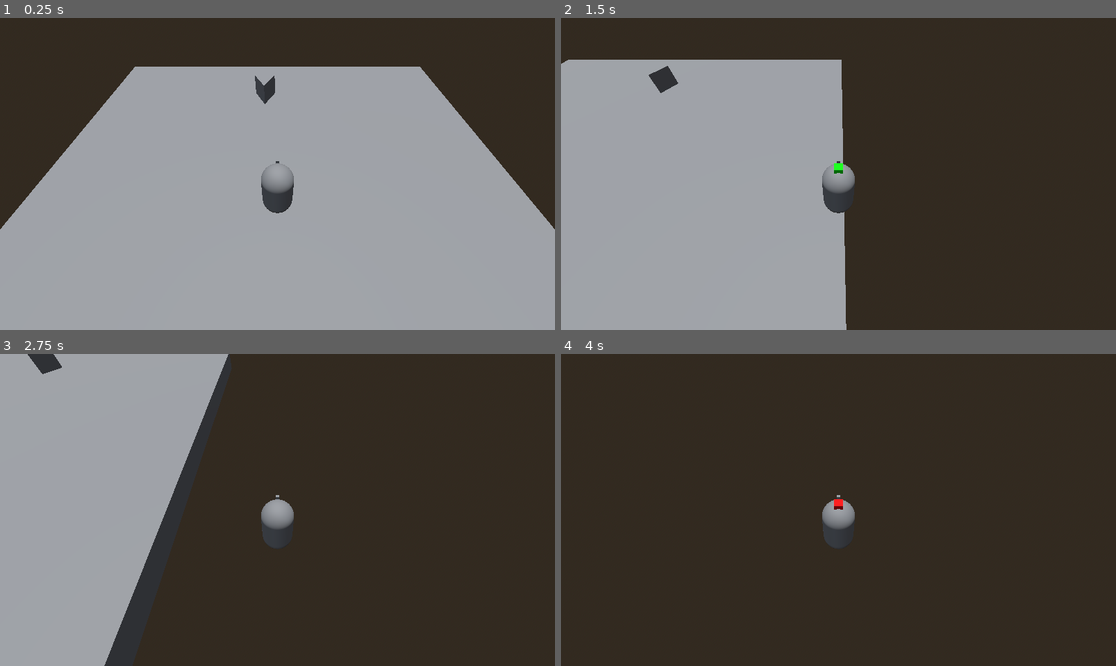
Above: before the commit, frames 1-4 (two rows, left to right).
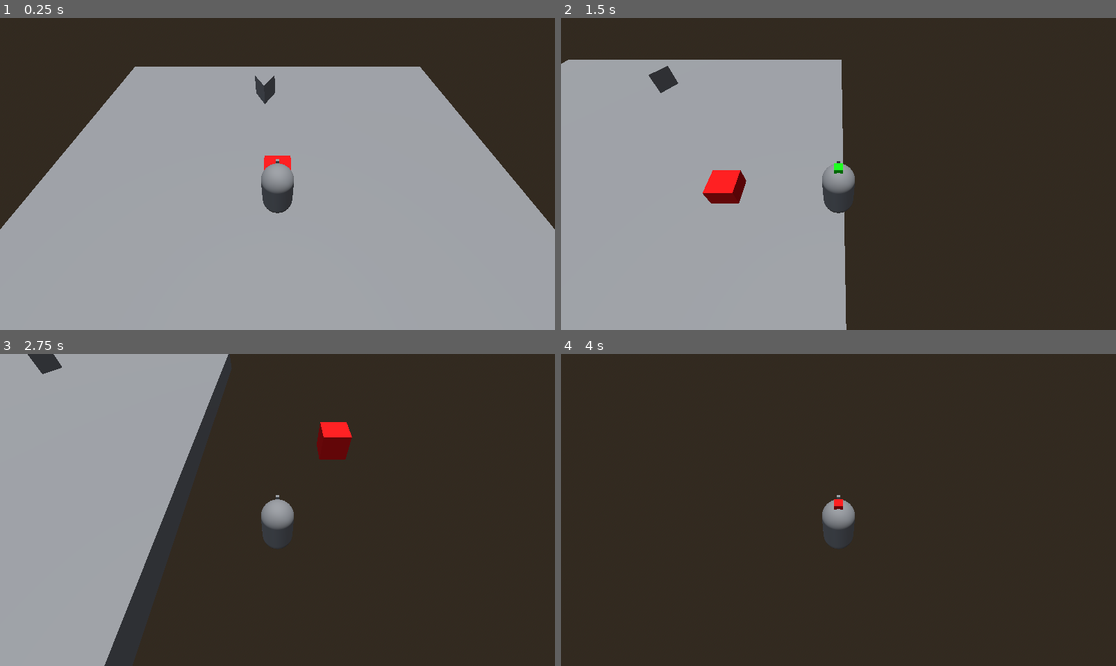
Above: after the commit, the same moments.

Repository: Puppyguarb/MetroidVaniaProjekt
Game: Godot game, scene res://Mane.tscn
Two runs of this game, one before a commit and one after it. Both use one fixed random seed, a clock stepped at 60 frames per second and the inputs below.
Inputs (mouse positions are in pixels of both pictures, inside the frame that each line leads up to):
- Up to frame 1 (0.25 s): no input
- Up to frame 2 (1.5 s): tap Enter (ui_accept) at 0.5, 0.77 s; move the mouse to (960, 158) at 0.52 s; hold D (ui_right) 0.53-1.28 s; hold Shift (Dodge) 0.53-1.28 s; move the mouse to (727, 189) at 1.27 s; hold S (ui_down) from 1.28 s (still down); click (727, 189) at 1.35 s
- Up to frame 3 (2.75 s): tap Enter (ui_accept) at 1.52 s; move the mouse to (333, 441) at 2.02 s; release S (ui_down) at 2.03 s; hold D (ui_right) from 2.03 s (still down); hold Shift (Dodge) from 2.03 s (still down)
- Up to frame 4 (4 s): move the mouse to (810, 572) at 2.77 s; release D (ui_right) at 2.78 s; release Shift (Dodge) at 2.78 s; hold W (ui_up) 2.78-3.53 s; click (810, 572) at 2.85 s; tap Enter (ui_accept) at 3.02, 3.77 s; move the mouse to (1005, 556) at 3.52 s; hold A (ui_left) from 3.53 s (still down); hold Shift (Dodge) from 3.53 s (still down)

The runs differ from the first frame. In frame 1, 0.1% of the frame differs, in the area x 47-53%, y 44-49%; in frame 2, 0.7%, in the area x 25-34%, y 48-60%; in frame 3, 0.7%; in frame 4, nothing differs.

Commit message:
added position projection

Diff:
--- a/Actors/Test_character.tscn
+++ b/Actors/Test_character.tscn
@@ -20,6 +20,8 @@
 
 [sub_resource type="BoxMesh" id="BoxMesh_k0rbm"]
 
+[sub_resource type="BoxMesh" id="BoxMesh_w5j2j"]
+
 [node name="CharacterBody3D" type="CharacterBody3D"]
 script = ExtResource("1_j40xc")
 
@@ -30,6 +32,7 @@
 transform = Transform3D(1, 0, 0, 0, 0.623825, 0.781564, 0, -0.781564, 0.623825, 0, 5.85463, 4.04136)
 
 [node name="Camera3D" type="Camera3D" parent="Node3D"]
+unique_name_in_owner = true
 transform = Transform3D(1, 0, 0, 0, 1, 2.98023e-08, 0, -2.98023e-08, 1, 0, 0, 0)
 fov = 70.0
 size = 8.47608
@@ -71,6 +74,11 @@
 material_override = ExtResource("4_8y12a")
 mesh = SubResource("BoxMesh_k0rbm")
 
+[node name="DebugBox" type="MeshInstance3D" parent="."]
+transform = Transform3D(1, 0, 0, 0, 1, 0, 0, 0, 1, 1.79118, 0, 4.47263)
+material_override = ExtResource("4_8y12a")
+mesh = SubResource("BoxMesh_w5j2j")
+
 [connection signal="body_entered" from="Area3D" to="." method="_on_area_3d_body_entered"]
 [connection signal="timeout" from="ParryWindowTimer" to="." method="_on_parry_window_timer_timeout"]
 [connection signal="timeout" from="ParryCdTimer" to="." method="_on_parry_cd_timer_timeout"]
--- a/Mane.tscn
+++ b/Mane.tscn
@@ -35,5 +35,5 @@
 [node name="CollisionShape3D" type="CollisionShape3D" parent="MeshInstance3D/StaticBody3D"]
 shape = SubResource("BoxShape3D_f0a8o")
 
-[node name="MeshInstance3D2" parent="." instance=ExtResource("2_dm7y5")]
+[node name="Spitter" parent="." instance=ExtResource("2_dm7y5")]
 transform = Transform3D(1, 0, 0, 0, -4.37114e-08, -1, 0, 1, -4.37114e-08, -0.641172, -0.44468, -6.32213)
--- a/character_body_3d.gd
+++ b/character_body_3d.gd
@@ -13,7 +13,7 @@
 var dodge_speed = 1
 
 
-@onready var camera = $Node3D/Camera3D
+@onready var camera = %Camera3D
 
 func dodge():
 	if dodge_cooldown > 0:
@@ -22,6 +22,9 @@
 	dodge_speed = 3
 	await get_tree().create_timer(0.5).timeout
 	dodge_speed = 1
+
+func _process(delta):
+	$DebugBox.global_position = calculate_target_pos(-1)
 
 func _physics_process(delta: float) -> void:
 	# Add the gravity.
@@ -76,3 +79,13 @@
 
 func _on_parry_cd_timer_timeout() -> void:
 	$ParryCoolDown.visible = false
+
+func calculate_target_pos(pos_y):
+	var mouse_2d_pos = get_viewport().get_mouse_position()
+	var mouse_world_pos = camera.project_position(mouse_2d_pos,1) #project_ray_origin
+
+	var dir = (mouse_world_pos - camera.global_position).normalized()
+
+	var target_y = pos_y - camera.global_position.y
+
+	return camera.global_position+dir*(target_y/dir.y)
--- a/spittah.gd
+++ b/spittah.gd
@@ -8,6 +8,7 @@
 
 # Called every frame. 'delta' is the elapsed time since the previous frame.
 func _process(delta: float) -> void:
+	#position.x += delta*1
 	pass
 
 
--- a/spittah.tscn
+++ b/spittah.tscn
@@ -6,7 +6,7 @@
 
 [sub_resource type="BoxShape3D" id="BoxShape3D_60wqx"]
 
-[node name="MeshInstance3D2" type="MeshInstance3D"]
+[node name="Spitter" type="MeshInstance3D"]
 transform = Transform3D(1, 0, 0, 0, -4.37114e-08, -1, 0, 1, -4.37114e-08, 0, 0, 0)
 mesh = SubResource("PrismMesh_m4vh1")
 script = ExtResource("1_0v3w8")
Not shown: 1 places in Actors/Test_character.tscn that only renumber resources
